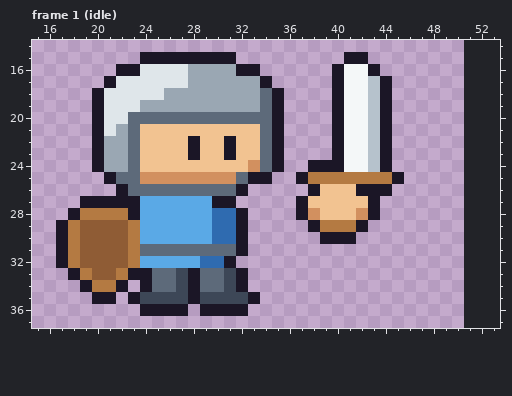
Two versions of one pixel-art file, art/warrior.aseprite. This is how it looked before the edit.
36x32 pixels, 1 frame. Shown: frame 1 (idle): x 15..53, y 14..37. The old version is drawn lined up with the new one, on the new canvas. The commit also changed other frames, which this record leaves out.
After the commit:
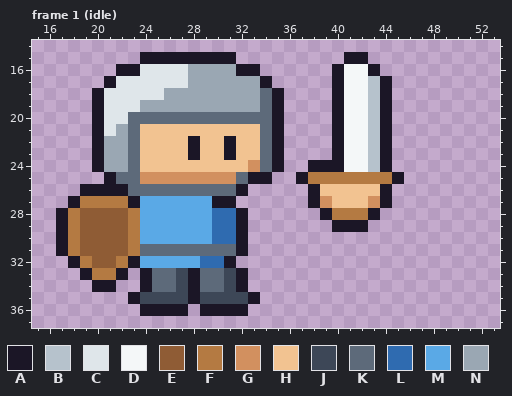
Palette (. is transparent): A #1b1626  B #b6c2cc  C #dfe6ea  D #f4f7f8  E #8f5c35  F #b47a42  G #d2905f  H #f2c391  J #3d4757  K #5d6a7a  L #2f6bb0  M #5aa9e6  N #9aa7b3
Diff:
canvas 36x32 -> 56x40, the old top-left corner now at 15,7
--- frame 1 (idle)
@@ x 15..53 @@
 25 ......AKKGGGGGGGGKAA..AFFFFFFFA........
-26 .......AKKKKKKKKKA.....AHHHAAA.........
-27 ....AAAAAMMMMMMAA.....AHHHHHA..........
-28 ...AFFFFAMMMMMMLLA....AGHHHGA..........
-29 ..AFEEEEFMMMMMMLLA.....AFFFA...........
-30 ..AFEEEEFMMMMMMLLA......AAA............
+26 ....AAAAKKKKKKKKKA.....AHHHHHA.........
+27 ...AFFFFAMMMMMMAA......AGHHHGA.........
+28 ..AFEEEEFMMMMMMLLA......AFFFA..........
+29 ..AFEEEEFMMMMMMLLA.......AAA...........
+30 ..AFEEEEFMMMMMMLLA.....................
 31 ..AFEEEEFKKKKKKKKA.....................
-32 ..AFEEEEFMMMMMLLA......................
-33 ...AFEEFAAKKJAKKJA.....................
-34 ....AFFA.AKKJAKKJA.....................
-35 .....AA.AJJJJAJJJJA....................
+32 ...AFEEFAMMMMMLLA......................
+33 ....AFFA.AKKJAKKJA.....................
+34 .....AA..AKKJAKKJA.....................
+35 ........AJJJJAJJJJA....................
 36 .........AAAA.AAAA.....................
Boxes around the changes in both pictures, in picture pixels (x1, y1, x2, y2):
changed: (56, 184, 140, 220)
changed: (296, 184, 392, 244)
changed: (56, 256, 140, 304)
